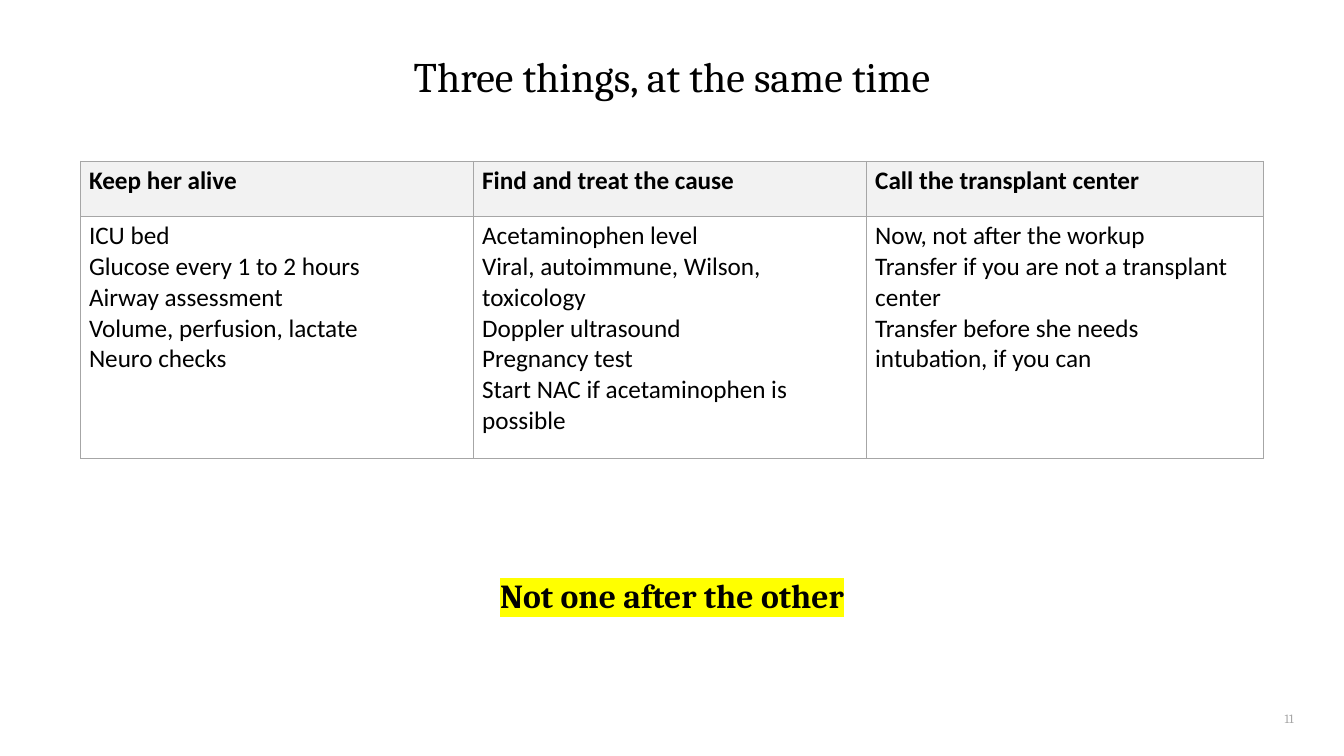
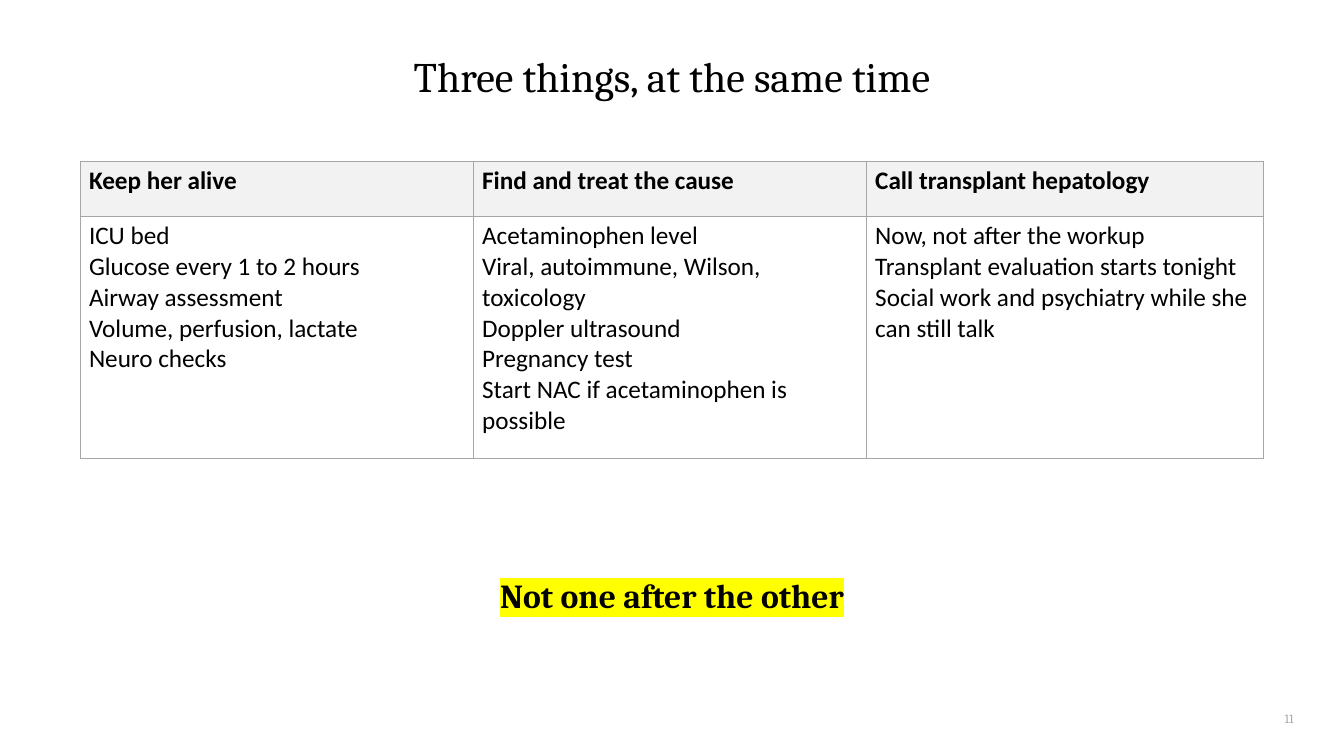
Before and after one commit to qaddodi/mohammad-almeqdadi-lectures, a slide deck: slide 11 of lectures/acute-liver-failure-aclf-in-icu/ALF and ACLF in the ICU.pptx. Drawn at 1344x756 pixels with LibreOffice and Linux fonts; fonts in the diff are those of the drawing. Boxes give left, top, right and bottom in pixels: in the first picture for what was removed or moved away, otherwise in the second. Text is boxed around its words. In the diff, an @@ line names an element or a change of style, - is before the commit and + after.

```diff
--- a/lectures/acute-liver-failure-aclf-in-icu/ALF and ACLF in the ICU.pptx
+++ b/lectures/acute-liver-failure-aclf-in-icu/ALF and ACLF in the ICU.pptx
@@ table at [81,161,1263,437] @@
-row 1, column 3: Call the transplant center
+row 1, column 3: Call transplant hepatology
-row 2, column 3: Now, not after the workup / Transfer if you are not a transplant center / Transfer before she needs intubation, if you can
+row 2, column 3: Now, not after the workup / Transplant evaluation starts tonight / Social work and psychiatry while she can still talk
```
Also in this commit, not shown: 10 other slides changed, 1 slide added, 2 other files.
